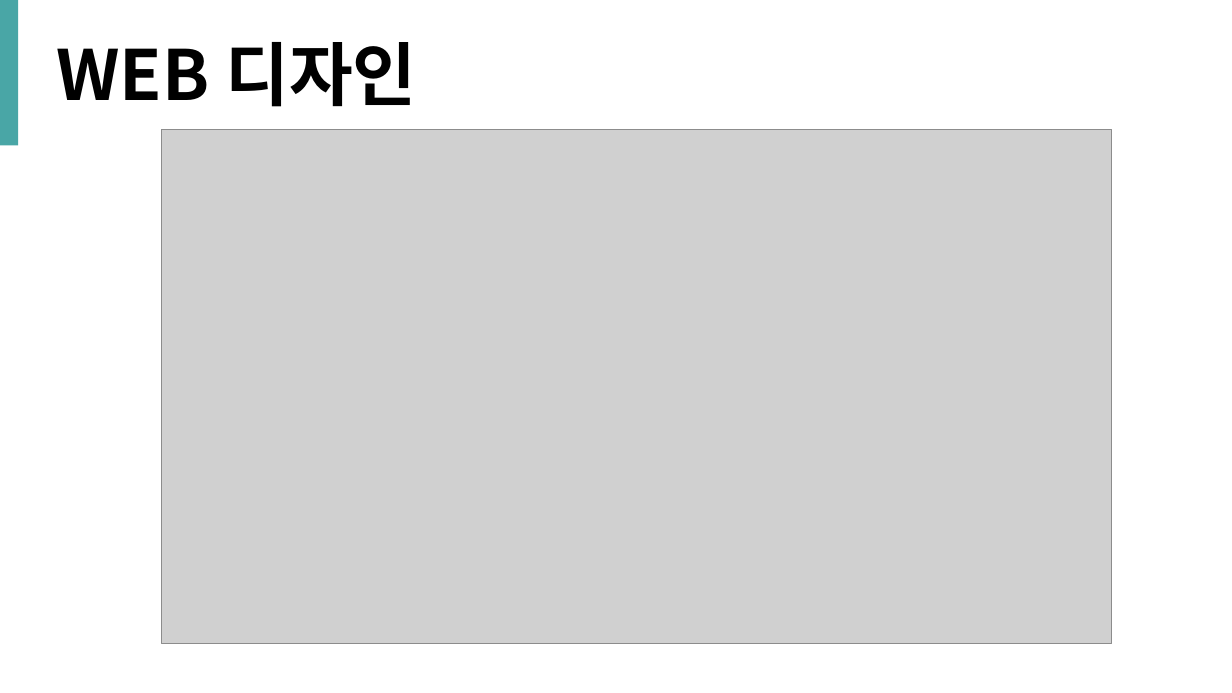
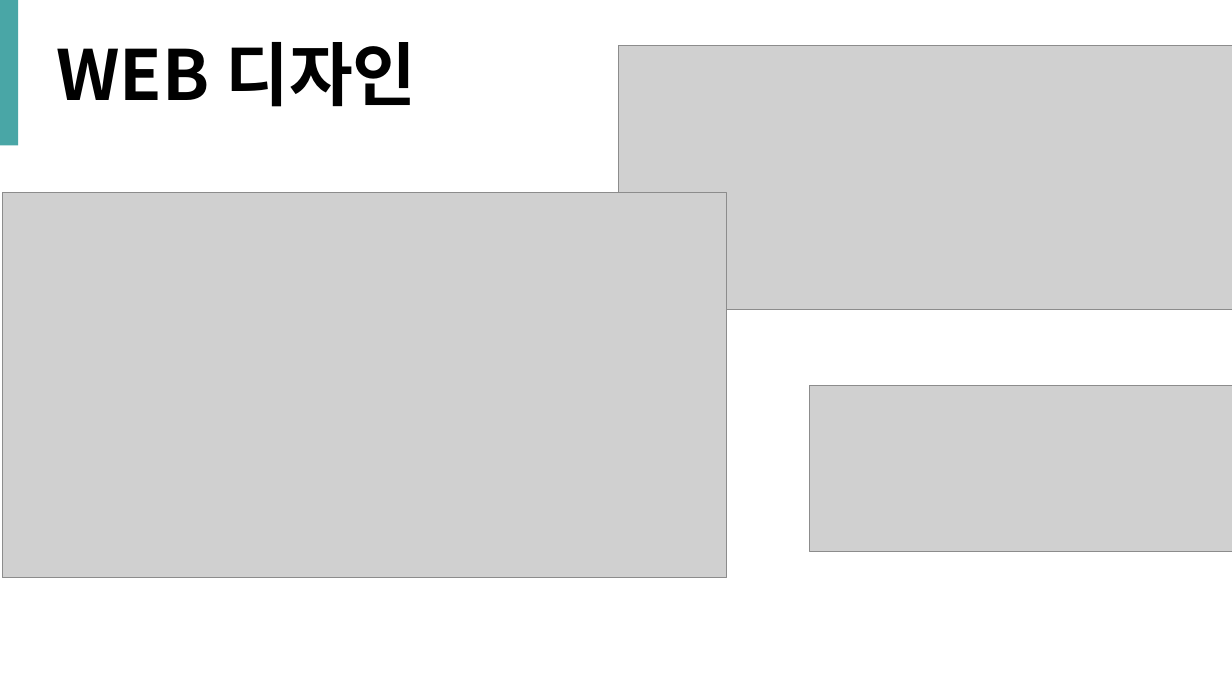
Before and after one commit to SoonMinKwun/history_of_studying, a slide deck: slide 9 of myeongji/졸작/계획 및 발표/ppt/졸업프로젝트_내일의_반찬_개발일지_211008.pptx. Drawn at 1232x693 pixels with LibreOffice and Linux fonts; fonts in the diff are those of the drawing; grey boxes stand for pictures. Boxes give left, top, right and bottom in pixels: in the first picture for what was removed or moved away, otherwise in the second. Text is boxed around its words. In the diff, an @@ line names an element or a change of style, - is before the commit and + after.

```diff
--- a/myeongji/졸작/계획 및 발표/ppt/졸업프로젝트_내일의_반찬_개발일지_211008.pptx
+++ b/myeongji/졸작/계획 및 발표/ppt/졸업프로젝트_내일의_반찬_개발일지_211008.pptx
@@ picture added at [619,45,1232,311] @@
@@ picture removed at [162,129,1113,644] @@
@@ picture added at [2,192,727,578] @@
@@ picture added at [810,385,1232,552] @@
```
